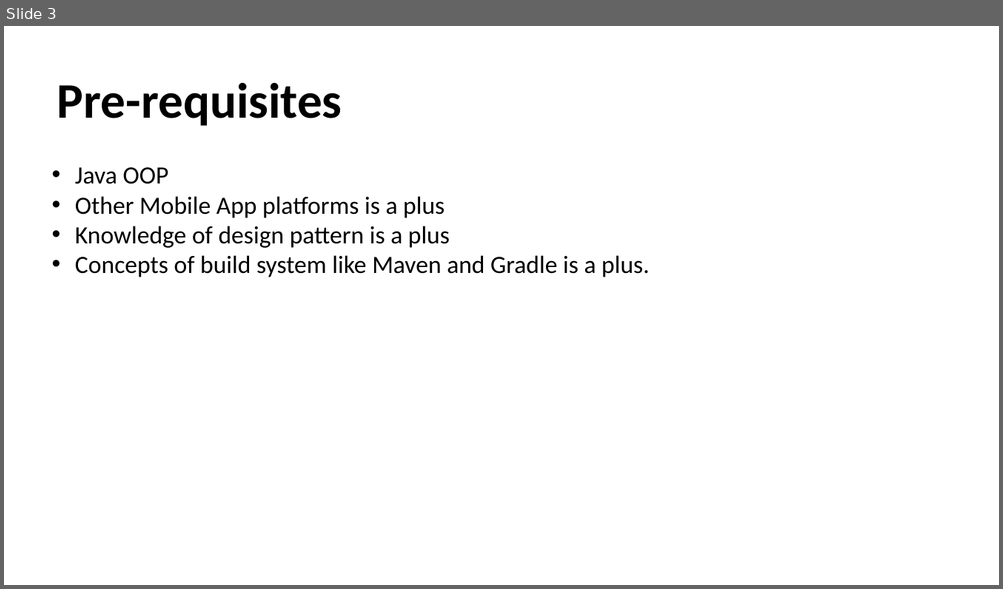
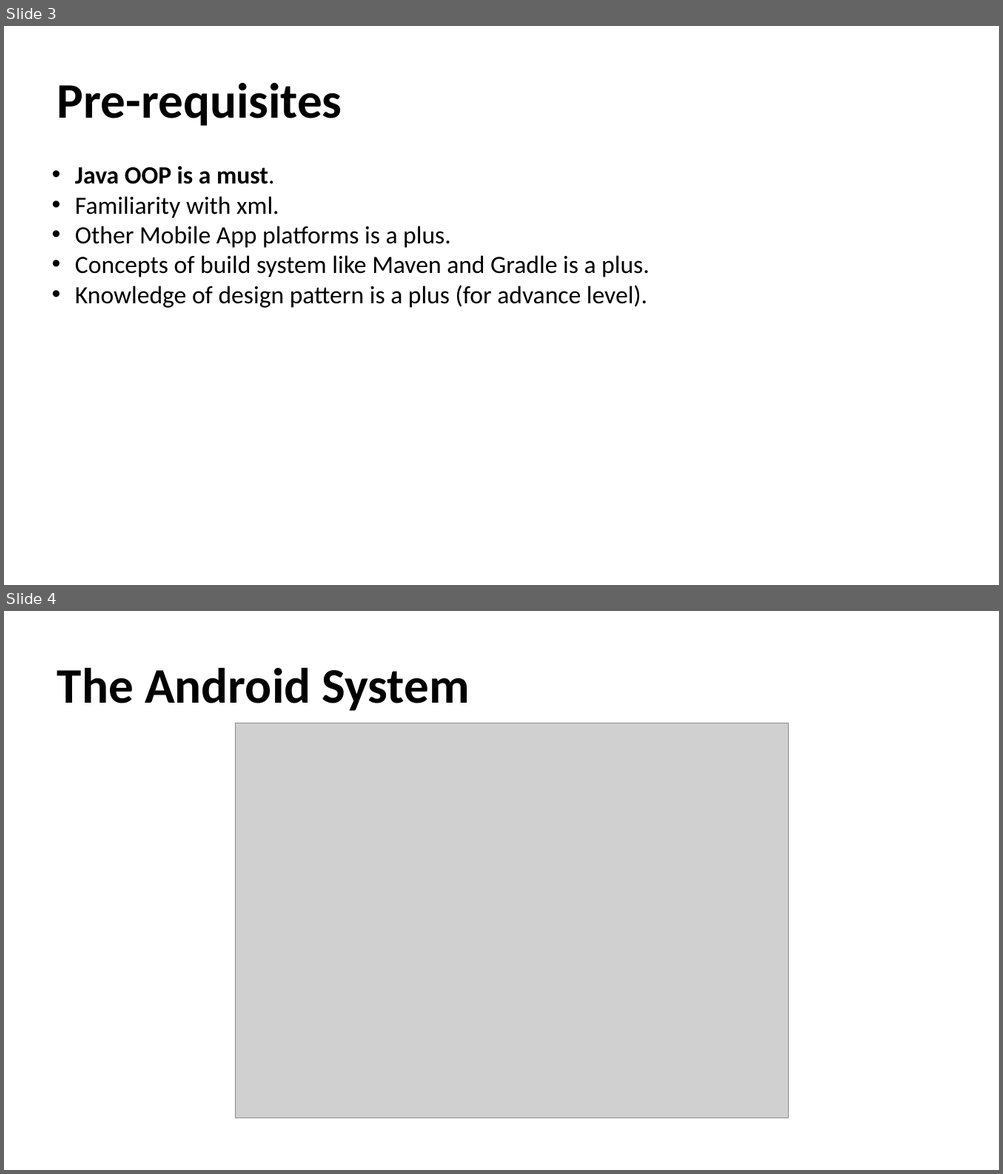
Before and after one commit to talhahasanzia/Android-Workshop, a slide deck: Presentation.pptx. Shown one above the other, each under a label of ours: slide 3 before the commit, slides 3 and 4 after it. The pictures are 1003x589 and 1003x1174 pixels, drawn with LibreOffice and Linux fonts; fonts in the diff are those of the drawing; grey boxes stand for pictures. Boxes give left, top, right and bottom in pixels: in the first picture for what was removed or moved away, otherwise in the second. Text is boxed around its words. In the diff, an @@ line names an element or a change of style, - is before the commit and + after.

```diff
--- a/Presentation.pptx
+++ b/Presentation.pptx
@@ slide 4 added at (4, 611, 999, 1170), background #FFFFFF @@
@@ text added at (57, 668, 469, 711), 48 pt, text #000000, bold @@
+The Android System
@@ picture added at (236, 723, 788, 1119) @@
@@ slide 3 changed as well @@
@@ text at (75, 166, 451, 248): text changed @@
-• Java OOP
-• Other Mobile App platforms is a plus
-• Knowledge of design pattern is a plus
+• Java OOP is a must.
+• Familiarity with xml.
+• Other Mobile App platforms is a plus.
@@ text at (75, 285, 647, 308): paragraph added @@
+• Knowledge of design pattern is a plus (for advance level).
```
Also in this commit, not shown: 3 other slides changed, 2 other slides added.
